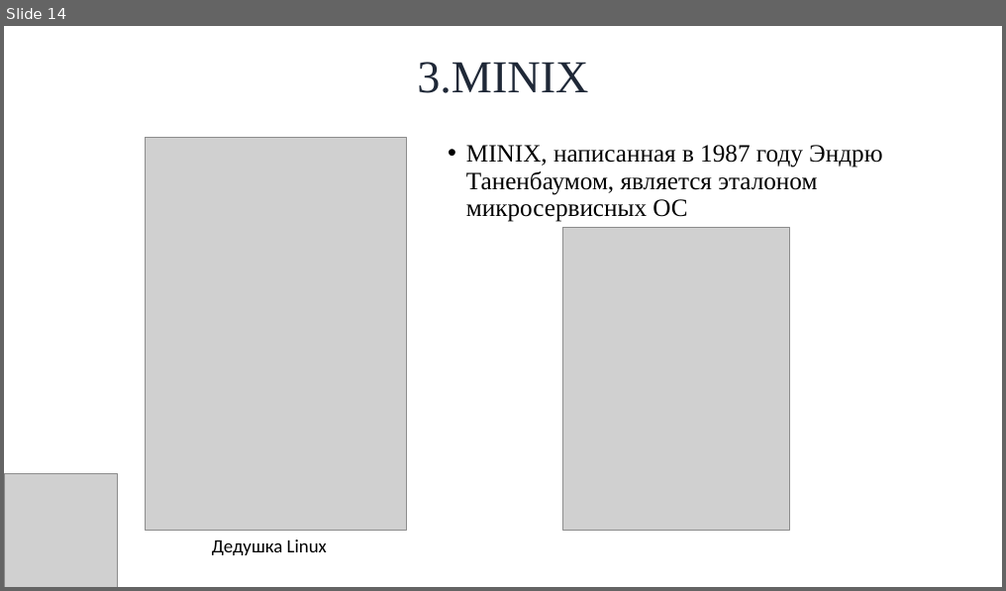
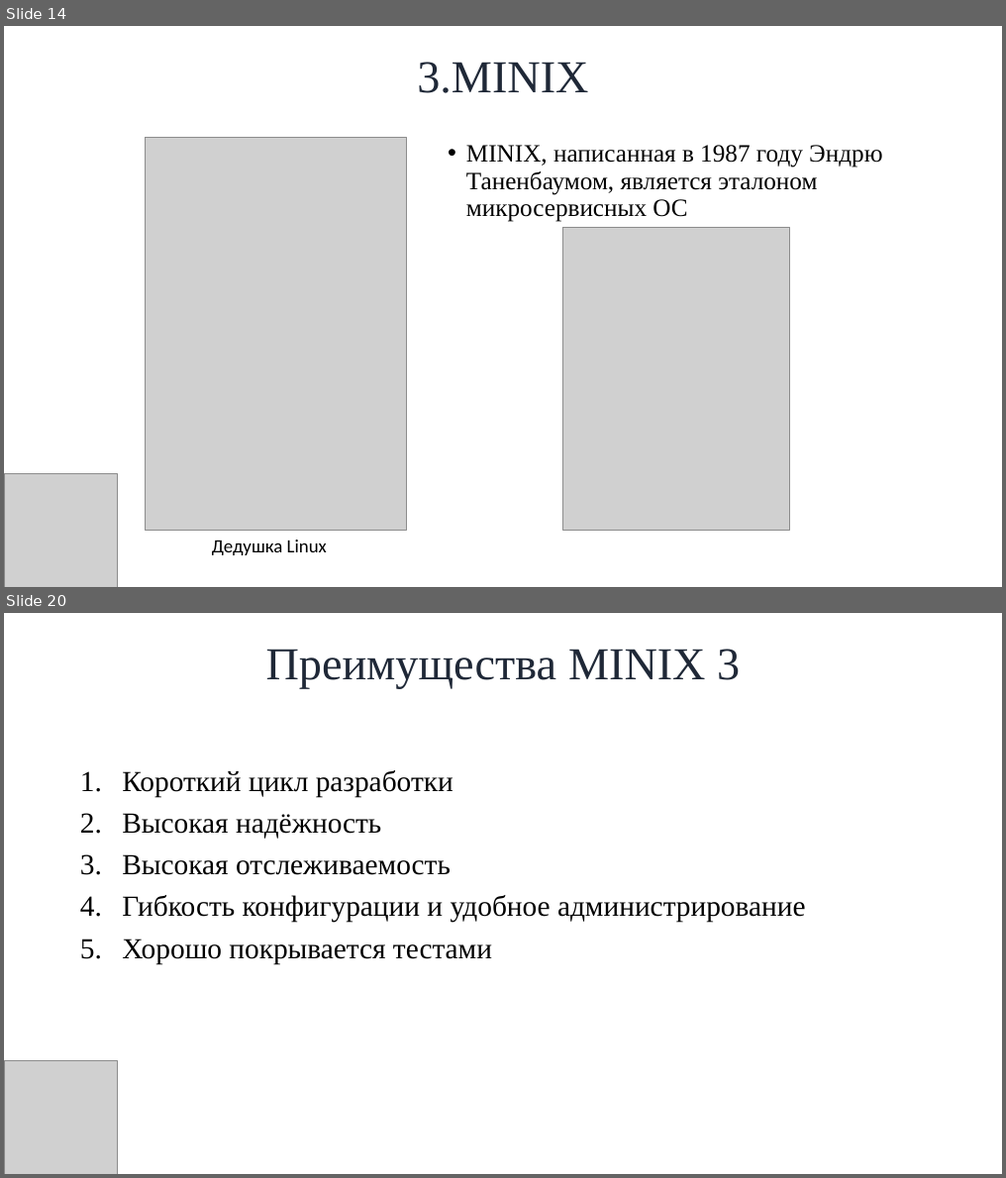
Before and after one commit to SkibaSAY/Cursovay4_MicroServicesOS, a slide deck: Путь в науку 2024/Микросервисная архитектура в ОС.pptx. Shown one above the other, each under a label of ours: slide 14 before the commit, slides 14 and 20 after it; the slides between them are not shown. The pictures are 1006x591 and 1006x1178 pixels, drawn with LibreOffice and Linux fonts; fonts in the diff are those of the drawing; grey boxes stand for pictures; background and template pictures are left out. Boxes give left, top, right and bottom in pixels: in the first picture for what was removed or moved away, otherwise in the second. Text is boxed around its words. In the diff, an @@ line names an element or a change of style, - is before the commit and + after.

```diff
--- a/Путь в науку 2024/Микросервисная архитектура в ОС.pptx
+++ b/Путь в науку 2024/Микросервисная архитектура в ОС.pptx
@@ slide 20 added at (4,613,1002,1174), background picture (left out) @@
@@ title added at (266,649,740,689), 44 pt, text gradient #1F2837 to #930416 @@
+Преимущества MINIX 3
@@ text added at (122,770,806,964), 28 pt, text #000000 @@
+1. Короткий цикл разработки
+2. Высокая надёжность
+3. Высокая отслеживаемость
+4. Гибкость конфигурации и удобное администрирование
+5. Хорошо покрывается тестами
@@ picture added at (4,1061,117,1174) @@
```
Also in this commit, not shown: 3 slides changed, 11 other slides added, 2 other files.
